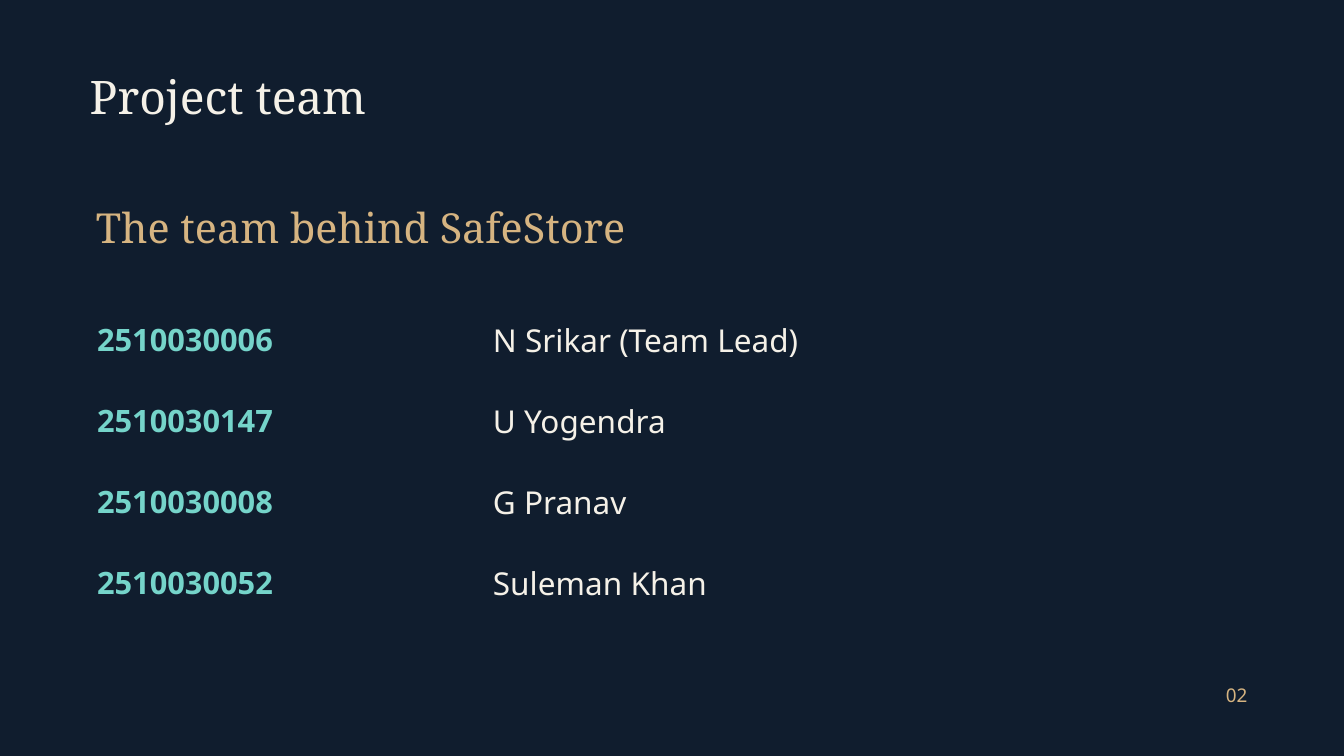
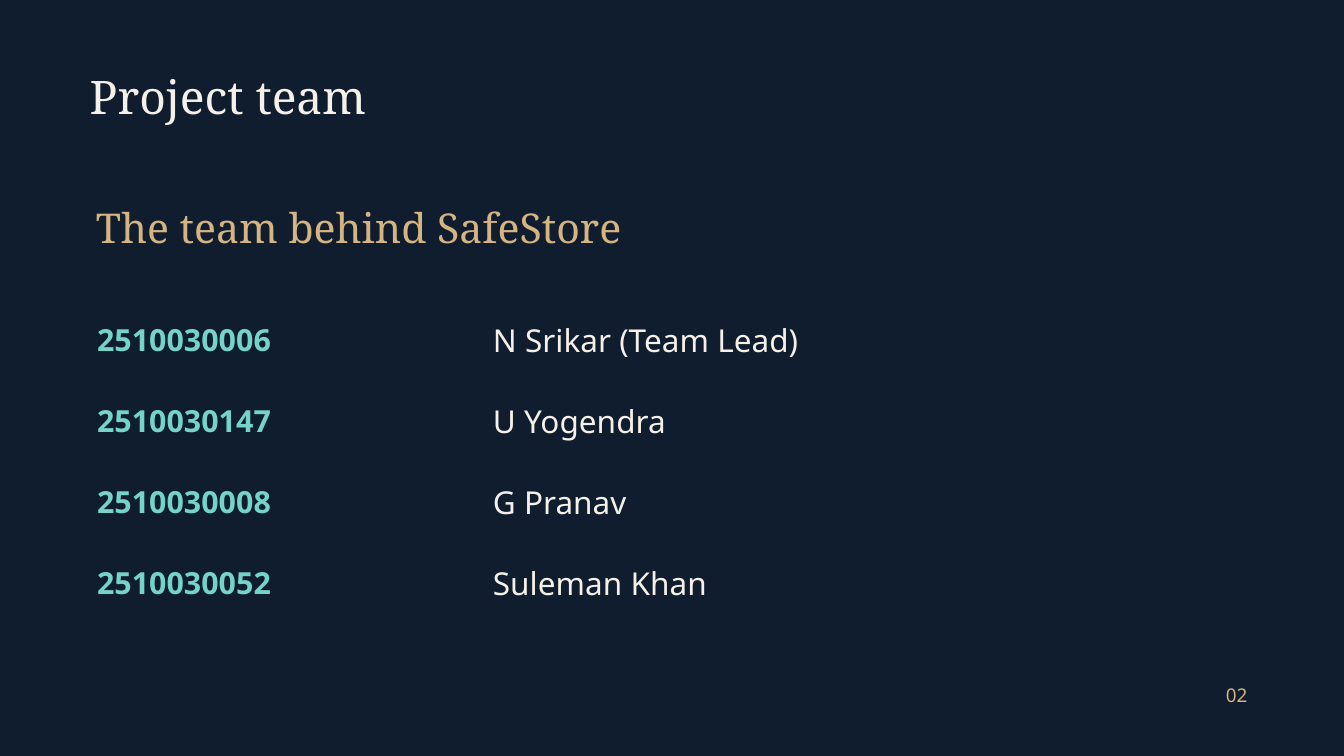
Before and after one commit to srikar0006/safestore, a slide deck: slide 2 of Presentations/SafeStore_Final.pptx. Drawn at 1344x756 pixels with LibreOffice and Linux fonts; fonts in the diff are those of the drawing; background and template pictures are left out. Boxes give left, top, right and bottom in pixels: in the first picture for what was removed or moved away, otherwise in the second. Text is boxed around its words. In the diff, an @@ line names an element or a change of style, - is before the commit and + after.

```diff
--- a/Presentations/SafeStore_Final.pptx
+++ b/Presentations/SafeStore_Final.pptx
@@ text "The team behind SafeStore" at <box>96,211,621,244</box>: size 29.5 to 29.2 pt @@
@@ size 22 to 21.8 pt in 4 elements at <box>97,329,271,352</box>, <box>97,410,271,433</box>, <box>97,491,271,514</box>, <box>97,572,271,595</box> @@
```
Also in this commit, not shown: 5 other slides changed, 3 slides added, 13 slides removed.
